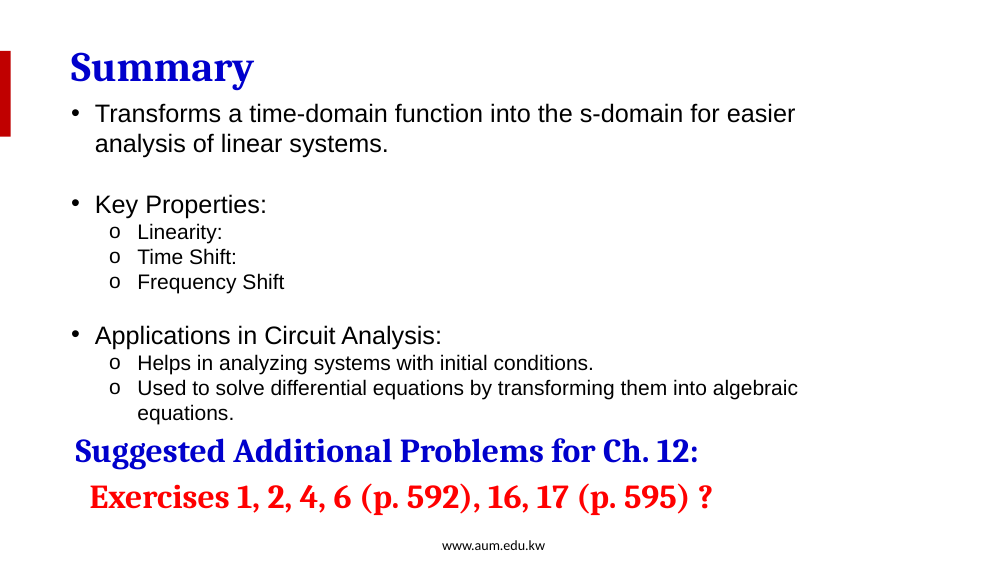
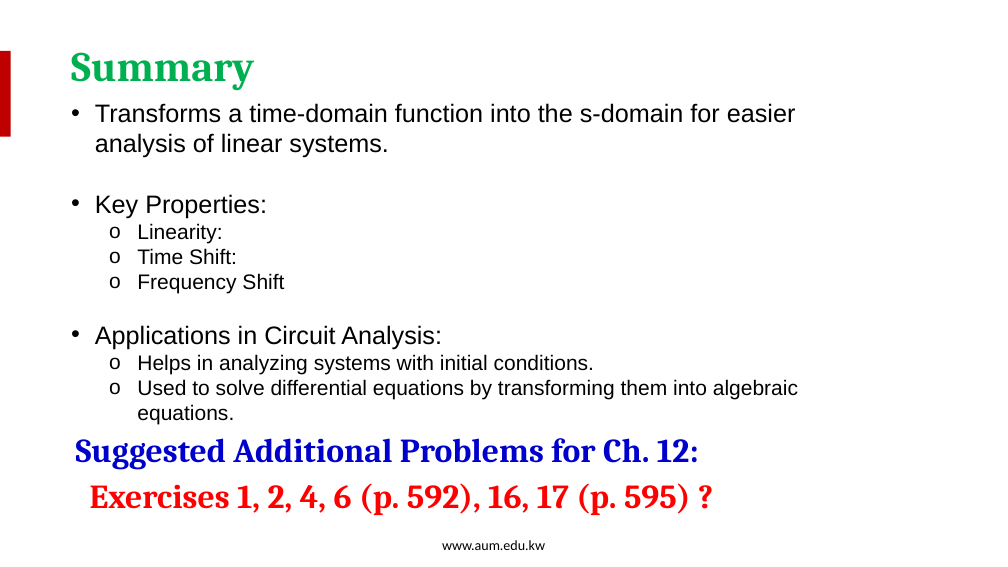
Before and after one commit to salmanrazzaq1993/AUM-WORK, a slide deck: slide 15 of PP WORK/Instructor Version/Week 3/Week 3 lecture 1 - LTA.pptx. Drawn at 1008x567 pixels with LibreOffice and Linux fonts; fonts in the diff are those of the drawing; background and template pictures are left out. Boxes give left, top, right and bottom in pixels: in the first picture for what was removed or moved away, otherwise in the second. Text is boxed around its words. In the diff, an @@ line names an element or a change of style, - is before the commit and + after.

```diff
--- a/PP WORK/Instructor Version/Week 3/Week 3 lecture 1 - LTA.pptx
+++ b/PP WORK/Instructor Version/Week 3/Week 3 lecture 1 - LTA.pptx
@@ text "Summary" at bbox=[71, 52, 254, 91]: text colour #0000CC to #00B050 @@
```
Also in this commit, not shown: 14 other slides changed.
